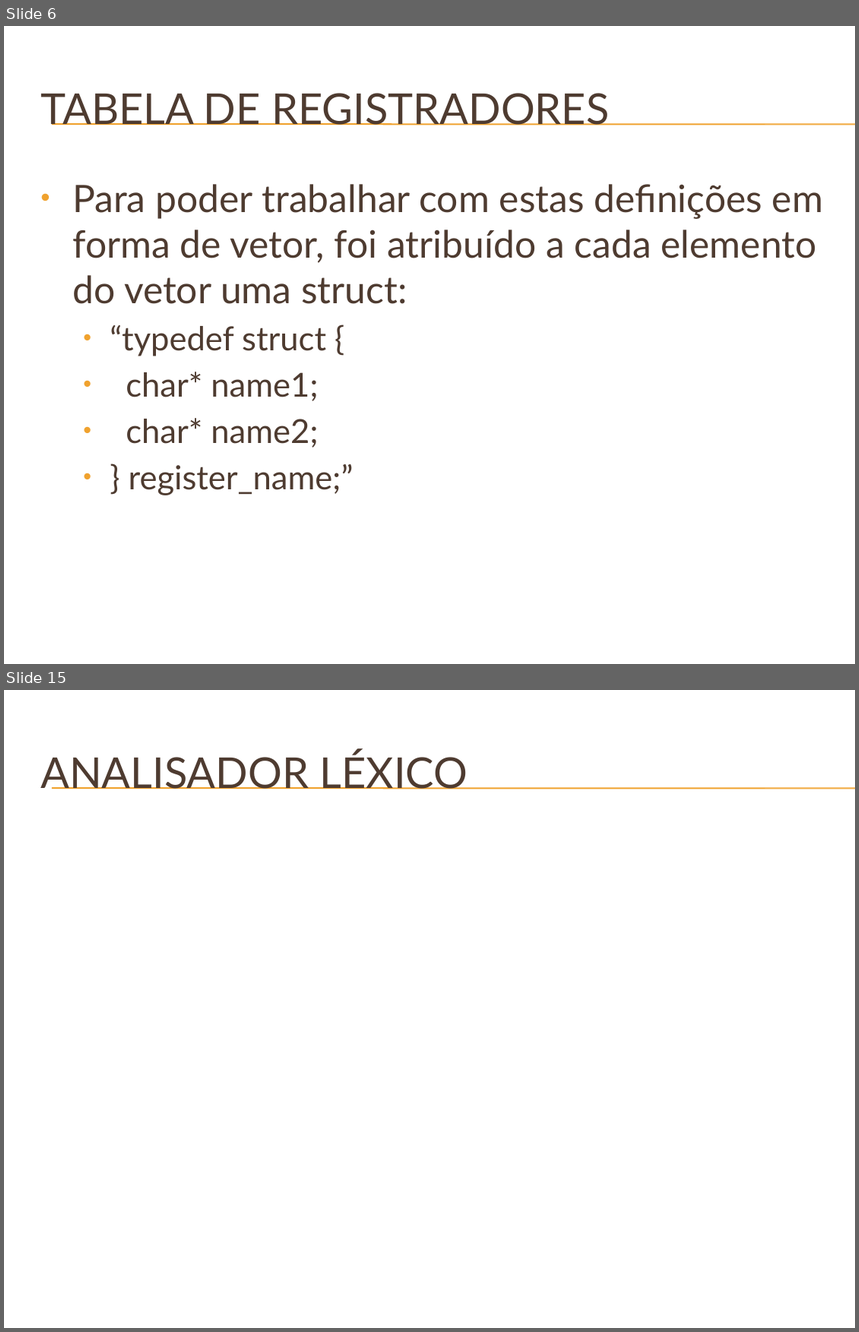
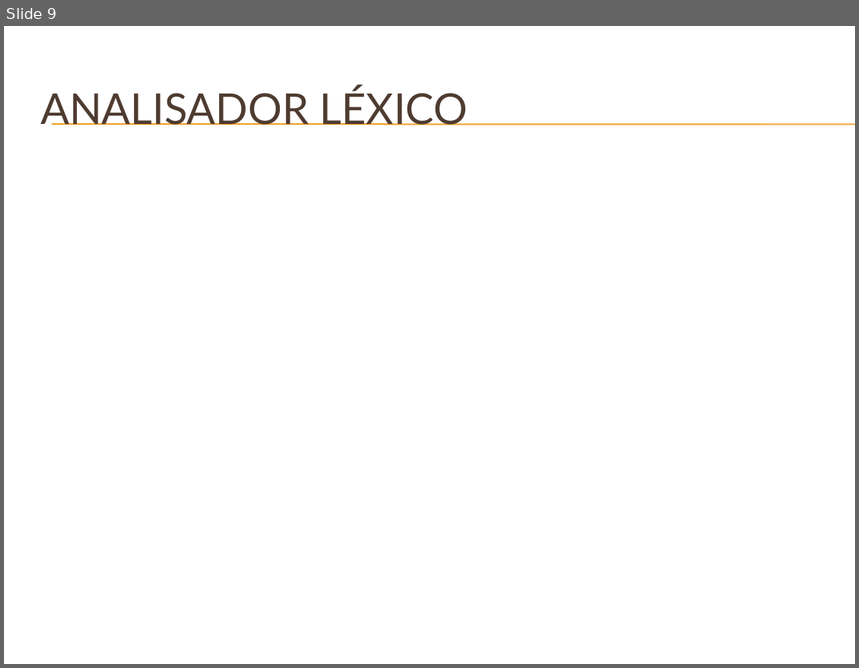
Before and after one commit to phdenis40/mips-assembler-unb, a slide deck: doc/Apresentação do GMAG – Software Básico.pptx. Shown one above the other, each under a label of ours: slides 6 and 15 before the commit, slide 9 after it; the slides between them are not shown. The pictures are 859x1332 and 859x668 pixels, drawn with LibreOffice and Linux fonts; fonts in the diff are those of the drawing; background and template pictures are left out. Boxes give left, top, right and bottom in pixels: in the first picture for what was removed or moved away, otherwise in the second. Text is boxed around its words. In the diff, an @@ line names an element or a change of style, - is before the commit and + after.

```diff
--- a/doc/Apresentação do GMAG – Software Básico.pptx
+++ b/doc/Apresentação do GMAG – Software Básico.pptx
@@ slide 6 removed at (4,26,855,664), background picture (left out); not listed: 2 template elements that a slide beside it also shows @@
@@ title removed at (40,93,610,126) @@
-TABELA DE REGISTRADORES
@@ text removed at (72,184,823,496) @@
-• Para poder trabalhar com estas definições em forma de vetor, foi atribuído a cada elemento do vetor uma struct:
-  • “typedef struct {
-  • char* name1;
-  • char* name2;
-  • } register_name;”
@@ what was slide 15 is now slide 9 @@
```
Also in this commit, not shown: 5 slides changed, 12 slides added, 11 other slides removed.
